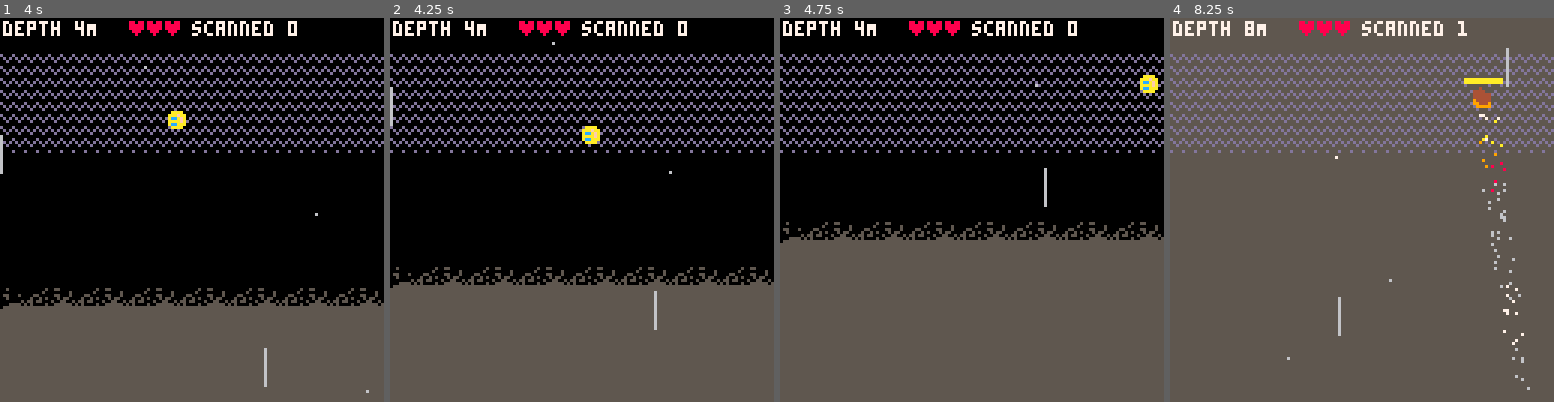
Above: before the commit, frames 1-4 (left to right).
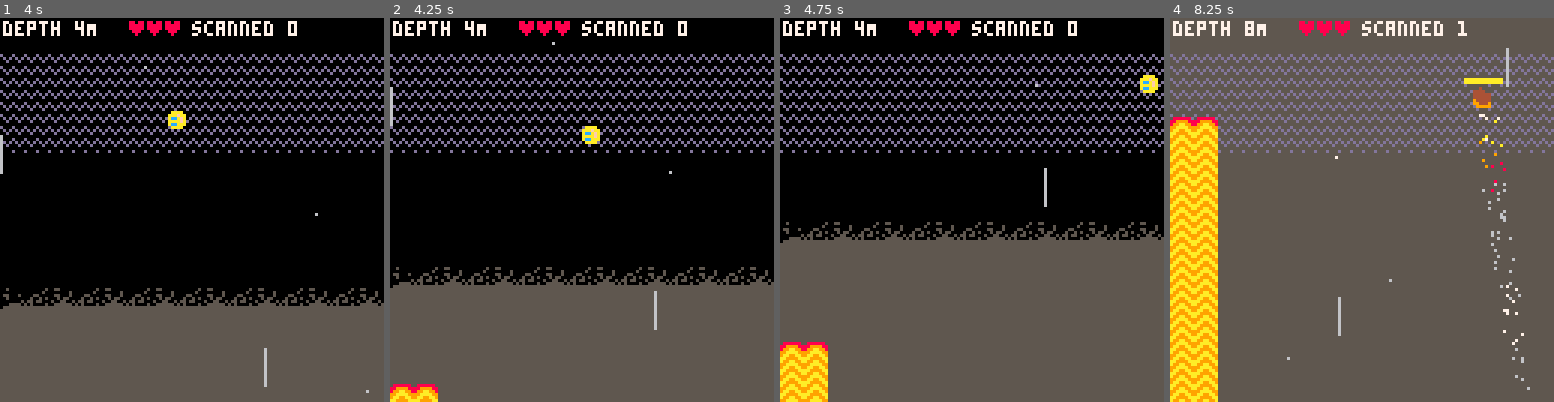
Above: after the commit, the same moments.

Repository: broquaint/pico8-carts
Game: PICO-8 cartridge tephratoil.p8
Two runs of this game, one before a commit and one after it. Both use one fixed random seed, a clock stepped at 60 frames per second and the inputs below.
Inputs:
- Up to frame 1 (4 s): tap X (X key) at 0.33, 1.07, 1.85, 2.97 s; tap O (Z key) at 0.7, 1.7, 2.1, 2.5, 2.9, 3.3, 3.7 s; hold Right 1.6-2.1 s; hold Up 2.15-2.42 s; hold Right 2.47-3.03 s; hold Left 3.08-3.58 s; hold Down 3.63-3.97 s
- Up to frame 2 (4.25 s): hold Right from 4.02 s (still down); tap X (X key) at 4.08 s; tap O (Z key) at 4.1 s
- Up to frame 3 (4.75 s): tap O (Z key) at 4.5 s; release Right at 4.68 s; hold Up from 4.73 s (still down)
- Up to frame 4 (8.25 s): tap O (Z key) every 0.4 s from 4.9 to 8.1 s; release Up at 5.03 s; hold Left 5.08-5.68 s; tap X (X key) at 5.2, 6.32, 7.43 s; hold Down 5.73-6.03 s; hold Right 6.08-6.58 s; hold Right 6.63-7.13 s; hold Up 7.18-7.45 s; hold Right 7.5-8.07 s; hold Left from 8.12 s (still down)

Frame 1 is identical in both runs. In frame 2, 0.6% of the frame differs, in the area x 0-13%, y 95-100%; in frame 3, 1.9%; in frame 4, 9.3%, in the area x 0-13%, y 25-100%.

Commit message:
Basic geyser implementation
Renders a thing that doesn't look too awful.

Diff:
--- a/animation.lua
+++ b/animation.lua
@@ -22,13 +22,21 @@
    add(g_anims, obj)
 end
 
-function easein(t)
+function easeinquad(t)
    return t*t
 end
 function easeoutquad(t)
   t-=1
   return 1-t*t
 end
+function easeinoutovershoot(t)
+  if t<.5 then
+    return (2.7*8*t*t*t-1.7*4*t*t)/2
+  else
+    t-=1
+    return 1+(2.7*8*t*t*t+1.7*4*t*t)/2
+  end
+end
 function lerp(a,b,t)
    return a+(b-a)*t
 end
--- a/tephratoil.p8
+++ b/tephratoil.p8
@@ -23,6 +23,7 @@
    g_anims = {}
 
    obstacles = {}
+   geysers   = {}
    air_streaks = {}
    heat_particles = {}
    rock_particles = {}
@@ -168,6 +169,15 @@
    return x - (x % 8)
 end
 
+function make_geyser()
+   -- 16 32 48 64 80 96 112 128
+   return make_obj({
+         x = 0, --({0, 16, 32, 48, 64, 80, 96, 112})[randx(8)]
+         y = 128,
+         speed = 3,
+   })
+end
+
 function make_obstacle(obj)
    return make_obj(merge({
                          closest = false,
@@ -251,6 +261,34 @@
       local obstacle = ({make_rock, make_missile, make_lump})[randx(3)](1)
       obstacle.y     += 30
       add(obstacles, obstacle)
+   end
+
+   if frame_count == 100 then
+      local geyser = make_geyser()
+      animate_obj(geyser, animate_geyser)
+      add(geysers, geyser)
+   end
+end
+
+function animate_geyser(g)
+   local from = g.y
+   local to   = g.y - 24
+   for f = 1, 60 do
+      if current_game_state == game_state_playing then
+         g.y = lerp(from, to, easeinoutovershoot(f/60))
+         yield()
+      end
+   end
+
+   wait(30)
+
+   from = g.y
+   to   = -112
+   for f = 1, 100 do
+      if current_game_state == game_state_playing then
+         g.y = lerp(from, to, easeinquad(f/100))
+         yield()
+      end
    end
 end
 
@@ -735,6 +773,16 @@
       end
    end
 
+   for g in all(geysers) do
+      sspr(14*8, 0, 16, 8, g.x, g.y)
+      for i = 0,5 do
+         sspr(14*8, 8, 16, 16, g.x, g.y+8+(i*16))
+      end
+      sspr(14*8, 24, 16, 8, g.x, g.y+8+(16*6))
+      --sspr(14*8, 0, 16, 8, g.x, g.y)
+      --rectfill(g.x, g.y, g.x+16,g.y+32, red)
+   end
+
    -- print('cool', 16, 16, frame_count % 16)
    spr(player.sprite, player.x, player.y)
    -- sspr(3*8, 0, 16, 8, player.x-8, player.y+8, 32, 24)
Not shown, changed: 22 lines of the sprite sheet (__gfx__) section of tephratoil.p8
